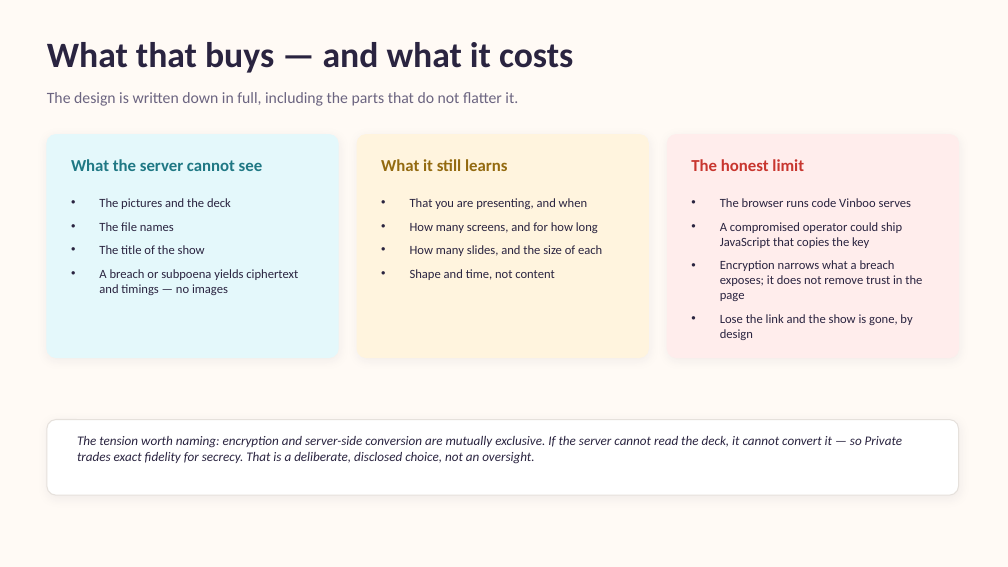
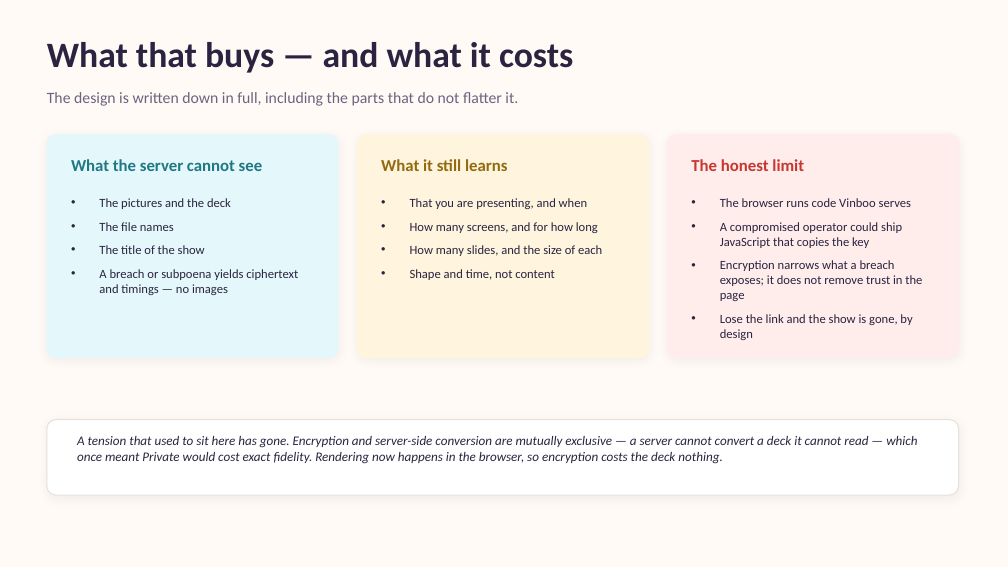
Before and after one commit to gvhc4j69nd-glitch/slideshow, a slide deck: slide 14 of docs/Vinboo-Investor-Deck.pptx. Drawn at 1008x567 pixels with LibreOffice and Linux fonts; fonts in the diff are those of the drawing. Boxes give left, top, right and bottom in pixels: in the first picture for what was removed or moved away, otherwise in the second. Text is boxed around its words. In the diff, an @@ line names an element or a change of style, - is before the commit and + after.

```diff
--- a/docs/Vinboo-Investor-Deck.pptx
+++ b/docs/Vinboo-Investor-Deck.pptx
@@ text at (77,436,917,464): text changed @@
-The tension worth naming: encryption and server-side conversion are mutually exclusive. If the server cannot read the deck, it cannot convert it — so Private trades exact fidelity for secrecy. That is a deliberate, disclosed choice, not an oversight.
+A tension that used to sit here has gone. Encryption and server-side conversion are mutually exclusive — a server cannot convert a deck it cannot read — which once meant Private would cost exact fidelity. Rendering now happens in the browser, so encryption costs the deck nothing.
```
Also in this commit, not shown: 4 other slides changed, 7 other files.
